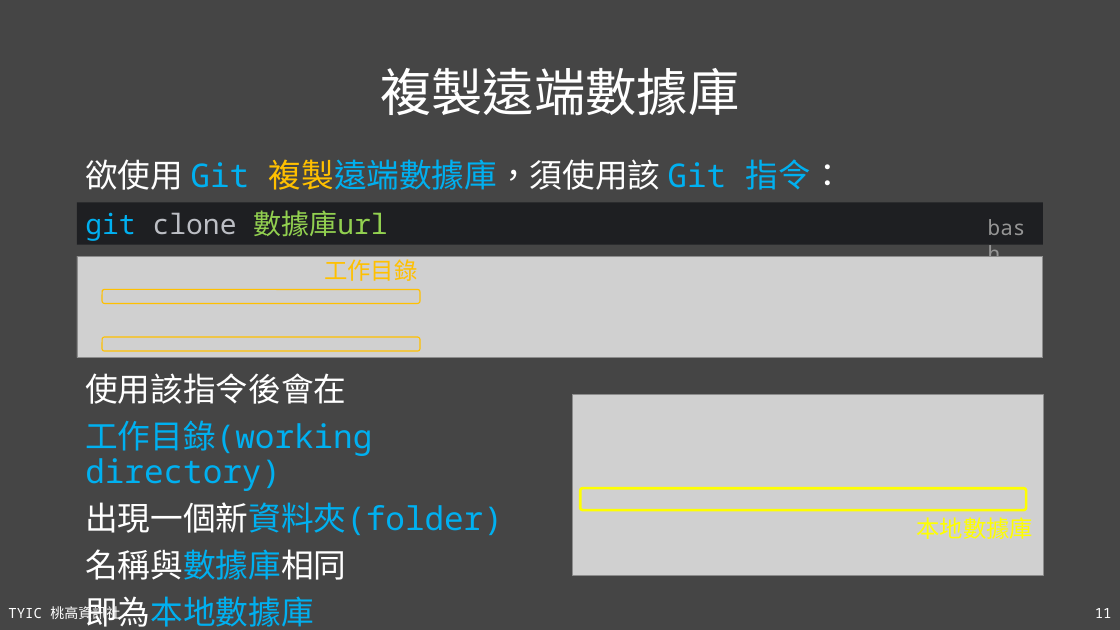
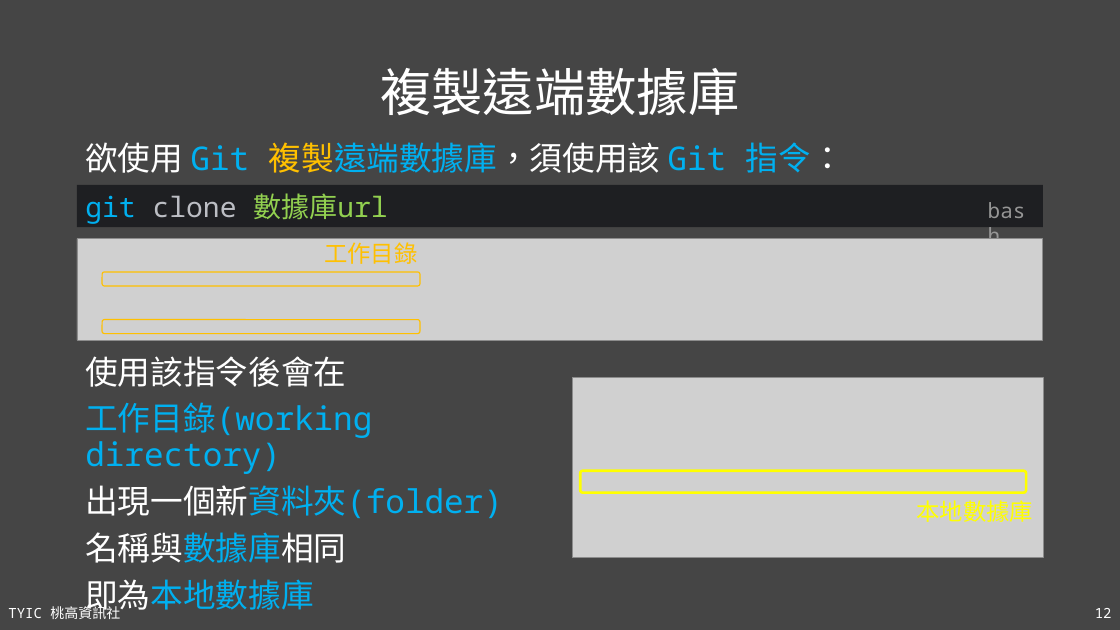
Before and after one commit to TYSHIC/slides, a slide deck: slide 12 of ppt/16_Git 與 Github.pptx (slide 11 before the commit). Drawn at 1120x630 pixels with LibreOffice and Linux fonts; fonts in the diff are those of the drawing; grey boxes stand for pictures. Boxes give left, top, right and bottom in pixels: in the first picture for what was removed or moved away, otherwise in the second. Text is boxed around its words. In the diff, an @@ line names an element or a change of style, - is before the commit and + after.

```diff
--- a/ppt/16_Git 與 Github.pptx
+++ b/ppt/16_Git 與 Github.pptx
@@ 2 texts, 2 rounded rectangles, 1 picture: place and size @@
-2 texts, 2 rounded rectangles, 1 picture at (103, 211, 1044, 576)
+2 texts, 2 rounded rectangles, 1 picture at (103, 193, 1044, 558)
@@ 3 texts, 1 picture, 1 rectangle, 1 rounded rectangle: place and size @@
-3 texts, 1 picture, 1 rectangle, 1 rounded rectangle at (77, 159, 1044, 627)
+3 texts, 1 picture, 1 rectangle, 1 rounded rectangle at (77, 142, 1044, 615)
@@ page number at (1095, 608, 1112, 618): text changed @@
-11
+12
```
Also in this commit, not shown: 1 other slide changed, 4 slides added, 4 other files.
